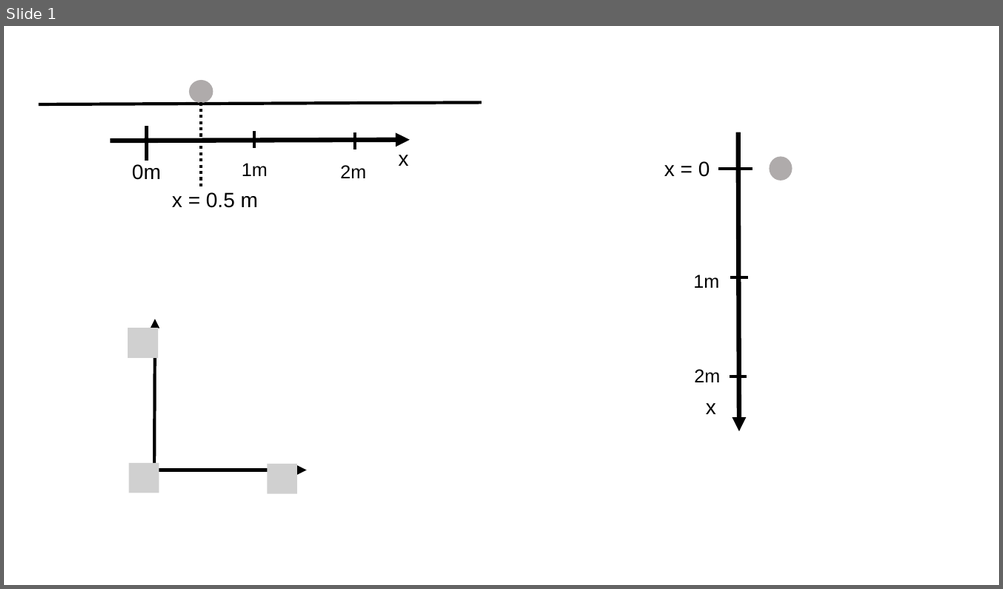
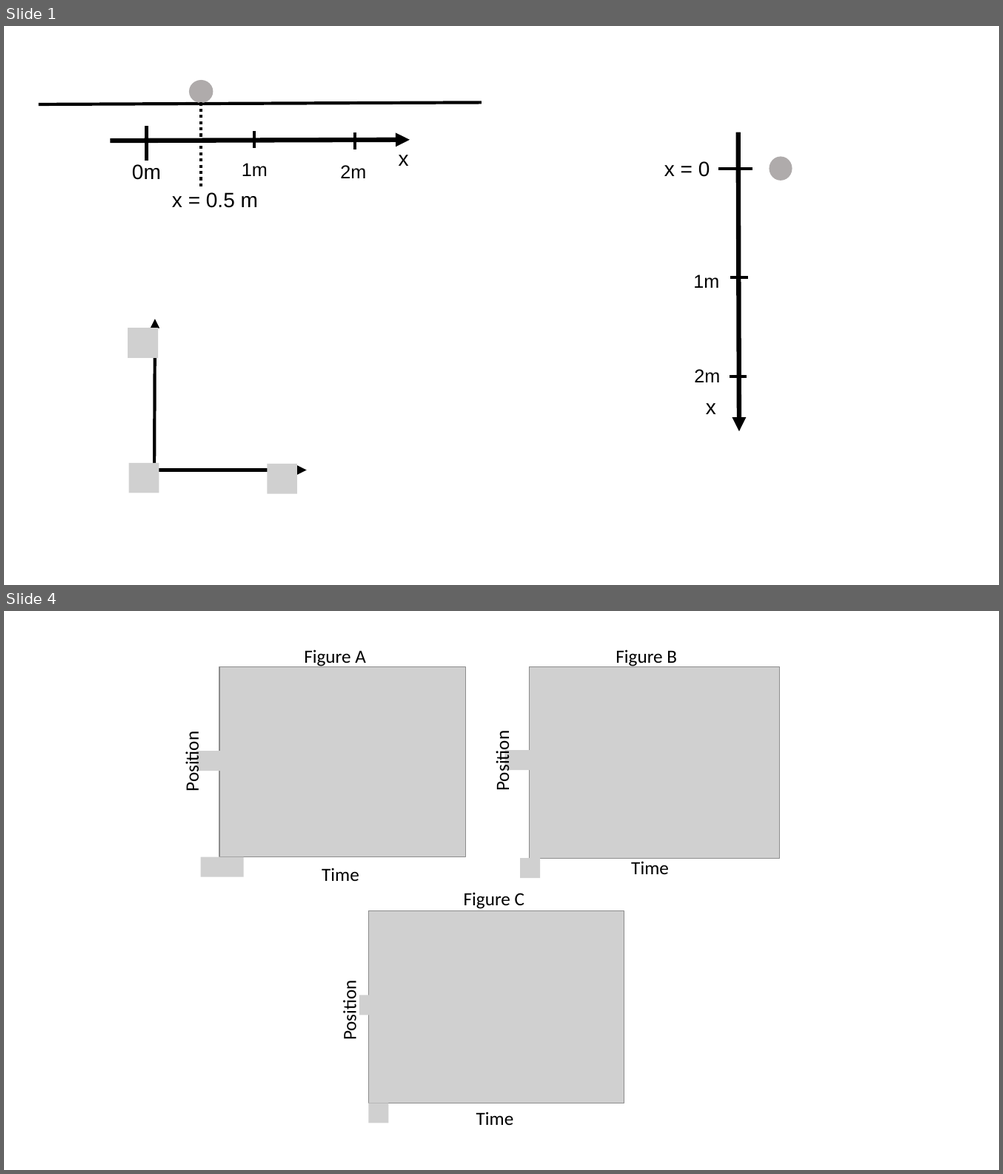
Before and after one commit to OSTP/PhysicsArtofModelling, a slide deck: tex/figures/DescribingMotionIn1D/Figures.pptx. Shown one above the other, each under a label of ours: slide 1 before the commit, slides 1 and 4 after it; the slides between them are not shown. The pictures are 1003x589 and 1003x1174 pixels, drawn with LibreOffice and Linux fonts; fonts in the diff are those of the drawing; grey boxes stand for pictures. Boxes give left, top, right and bottom in pixels: in the first picture for what was removed or moved away, otherwise in the second. Text is boxed around its words. In the diff, an @@ line names an element or a change of style, - is before the commit and + after.

Commit message:
Figures Motion in 1d/nd organized

```diff
--- a/tex/figures/DescribingMotionIn1D/Figures.pptx
+++ b/tex/figures/DescribingMotionIn1D/Figures.pptx
@@ slide 4 added at (4, 611, 999, 1170), background #FFFFFF @@
@@ group added at (181, 649, 780, 1125): 9 pictures, 9 texts @@
+Position
+Time
+Figure A
+Position
+Time
+Figure B
+Position
+Time
+Figure C
```
Also in this commit, not shown: 4 other slides added, 11 slides removed, 4 other files.
